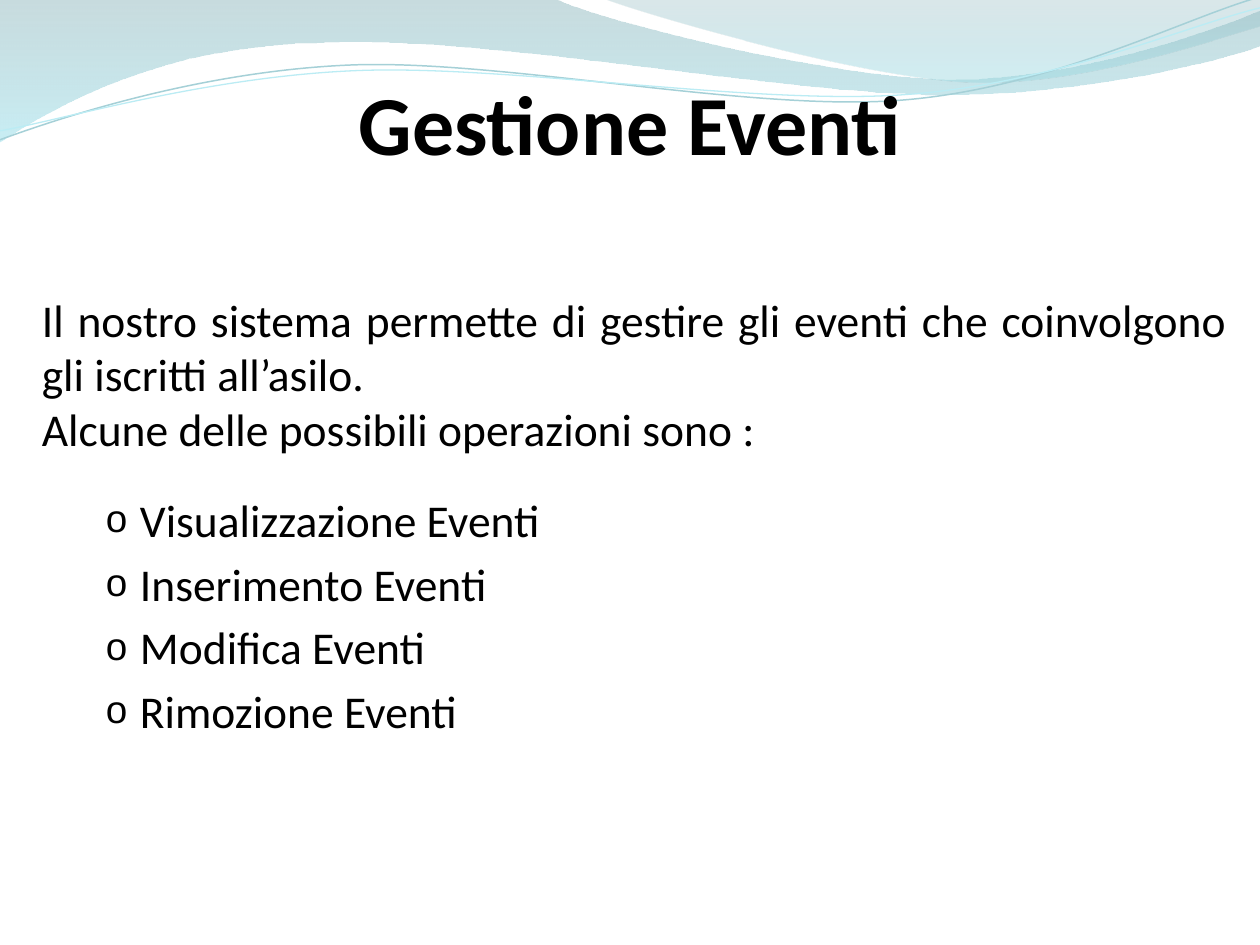
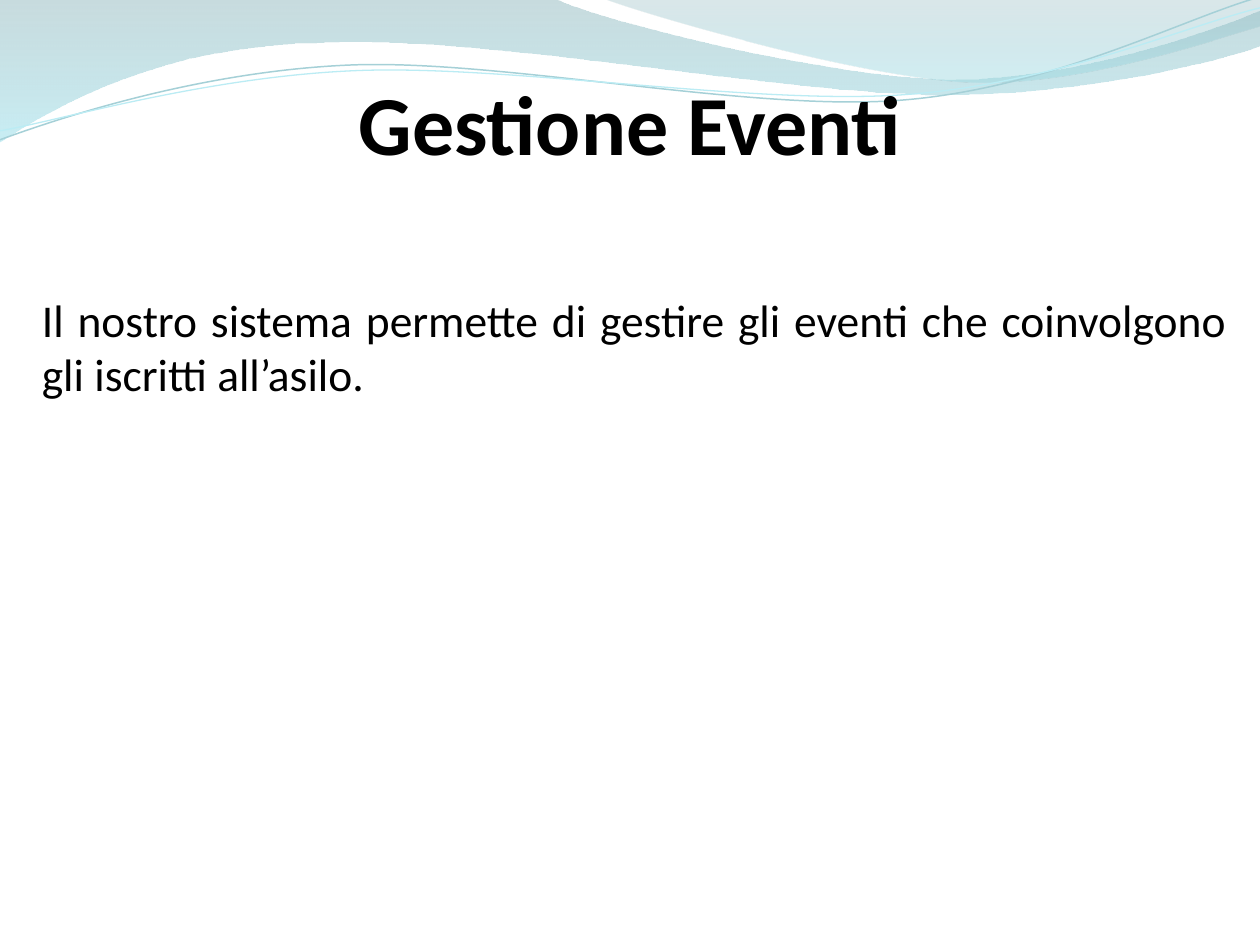
Before and after one commit to ammirate/at-silo, a slide deck: slide 5 of Presentazione/Atsilo2/Luca/Luca_PresentazioneFinale.pptx (slide 6 before the commit). Drawn at 1260x945 pixels with LibreOffice and Linux fonts; fonts in the diff are those of the drawing. Boxes give left, top, right and bottom in pixels: in the first picture for what was removed or moved away, otherwise in the second. Text is boxed around its words. In the diff, an @@ line names an element or a change of style, - is before the commit and + after.

```diff
--- a/Presentazione/Atsilo2/Luca/Luca_PresentazioneFinale.pptx
+++ b/Presentazione/Atsilo2/Luca/Luca_PresentazioneFinale.pptx
@@ text at [42, 414, 732, 454]: paragraph removed @@
-Alcune delle possibili operazioni sono :
@@ text removed at [140, 505, 540, 729] @@
-  o Visualizzazione Eventi
-  o Inserimento Eventi
-  o Modifica Eventi
-  o Rimozione Eventi
```
Also in this commit, not shown: 3 other slides changed, 4 slides added, 5 slides removed.
